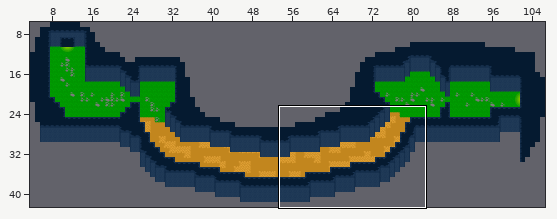
Two states of a Tiled map, GameName/Output/Assets/Maps/level2.tmx. The first picture is a wide view before the edit; the outline marks the close-up.
Close-up. Old version:
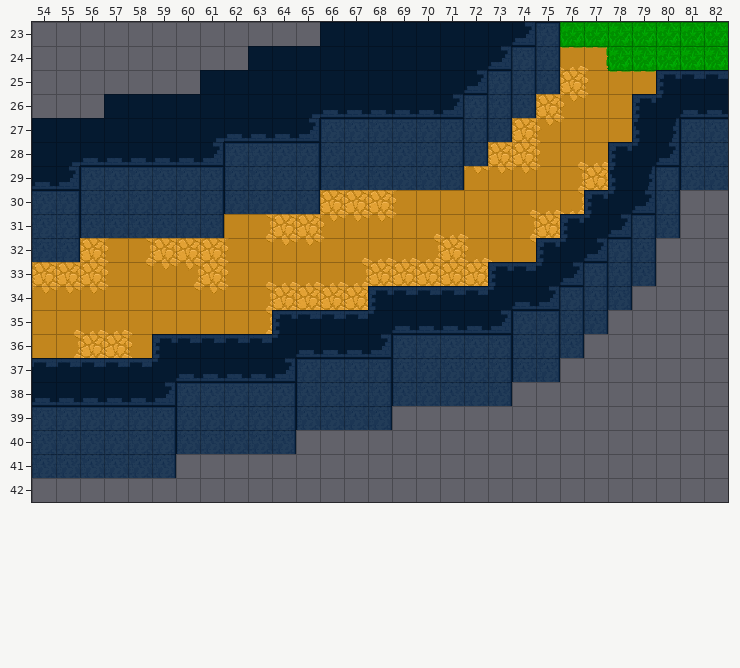
Cells are 32x32 px. Shown: x 54..82, y 23..42. The commit also changed other parts of the map, which this record leaves out.
And afterwards:
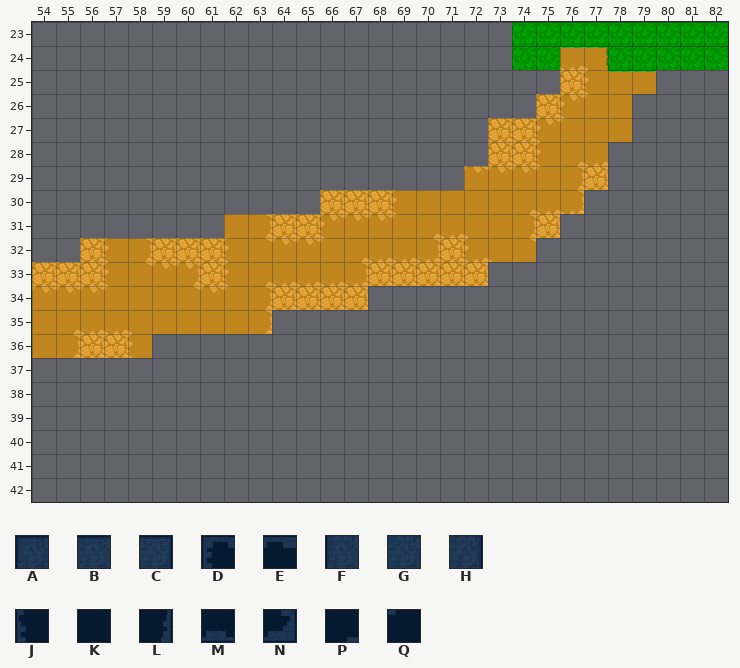
Key: from "tileset": A 120, B 121, C 122, D 123, E 124, F 144, G 145, H 146, J 147, K 148, L 149, M 172, N 173, P 192, Q 242.
_ is an empty cell.
The edit:
{"where": "layer \"walls\" (now hidden)"}
{"y":23,"x":66,"old":"KKKKKKKKNC","new":"__________"}
{"y":24,"x":63,"old":"KKKKKKKKKKNCH","new":"_____________"}
{"y":25,"x":61,"old":"KKKKKKKKKKKNCHH","new":"_______________"}
{"y":25,"x":80,"old":"DEE","new":"___"}
{"y":26,"x":57,"old":"KKKKKKKKPMMMMMNCHH","new":"__________________"}
{"y":26,"x":79,"old":"DQMM","new":"____"}
{"y":27,"x":54,"old":"KKKKKKKPMMMNABBBBCHH","new":"____________________"}
{"y":27,"x":79,"old":"JLAB","new":"____"}
{"y":28,"x":54,"old":"KPMMMMMNABBCFGGGGHH","new":"___________________"}
{"y":28,"x":78,"old":"DQNFG","new":"_____"}
{"y":29,"x":54,"old":"MNABBBBCFGGHFGGGGH","new":"__________________"}
{"y":29,"x":78,"old":"JLCFG","new":"_____"}
{"y":30,"x":54,"old":"BCFGGGGHFGGH","new":"____________"}
{"y":30,"x":77,"old":"DQNH","new":"____"}
{"y":31,"x":54,"old":"GHFGGGGH","new":"________"}
{"y":31,"x":76,"old":"DQNCH","new":"_____"}
{"y":32,"x":54,"old":"GH","new":"__"}
{"y":32,"x":75,"old":"DQNCH","new":"_____"}
{"y":33,"x":73,"old":"DEQNCHH","new":"_______"}
{"y":34,"x":68,"old":"DEEEEQMNCHH","new":"___________"}
{"y":35,"x":64,"old":"DEEEQMMMMNACHH","new":"______________"}
{"y":36,"x":59,"old":"DEEEEQMMMNABBBCFHH","new":"__________________"}
{"y":37,"x":54,"old":"EEEEEQMMMMNABBCFGGGHFH","new":"______________________"}
{"y":38,"x":54,"old":"MMMMMNABBBCFGGHFGGGH","new":"____________________"}
{"y":39,"x":54,"old":"BBBBBCFGGGHFGGH","new":"_______________"}
{"y":40,"x":54,"old":"GGGGGHFGGGH","new":"___________"}
{"y":41,"x":54,"old":"GGGGGH","new":"______"}
{"label":"removed","picture_box":[32,22,728,478]}
